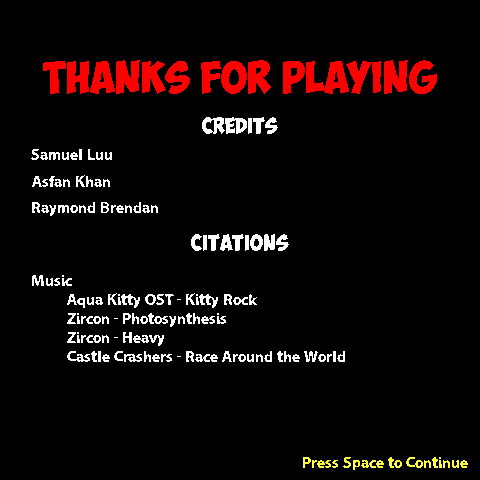
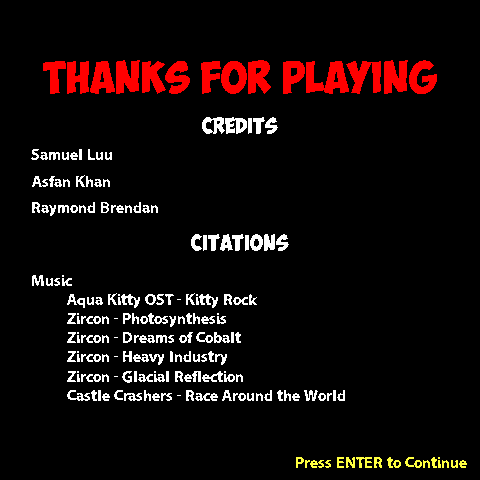
Comparing the layer stacks of the two 480 x 480 images. Changes:
renamed "Press Space to Continue" to "Press ENTER to Continue", painted on it over [296, 457, 468, 470]
painted on "Music Aqua Kitty OST - Kitty Rock Zircon - Photosynthesis Zi" over [67, 332, 345, 401]
